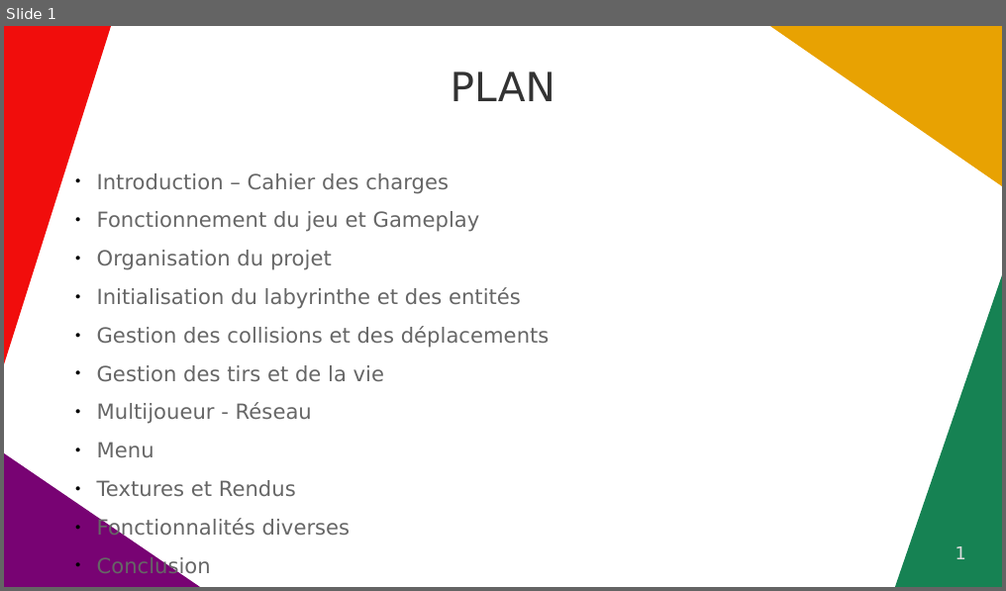
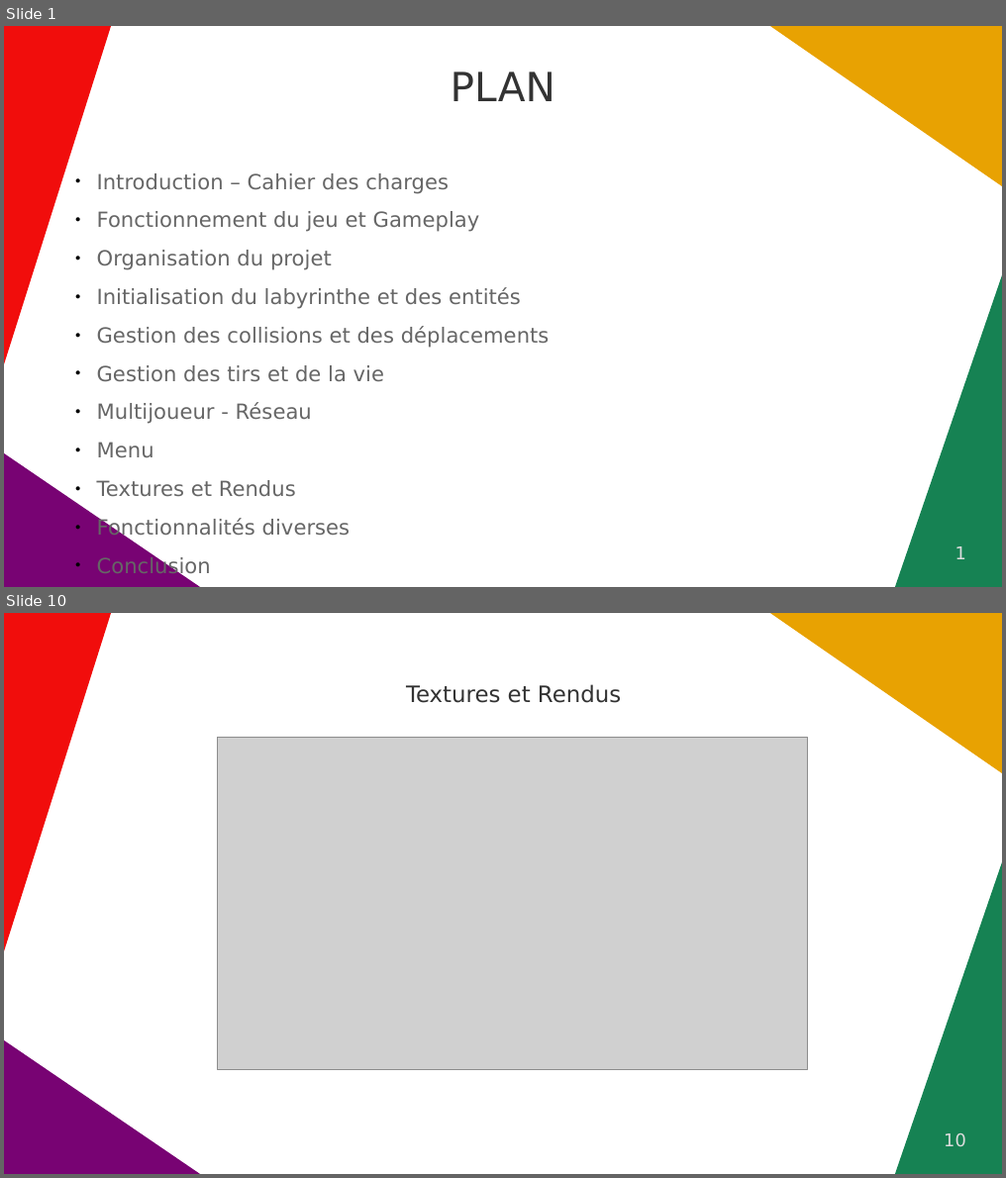
Before and after one commit to StrawPlume/MAZE-SHOOTER, a slide deck: rapport/diapo.odp. Shown one above the other, each under a label of ours: slide 1 before the commit, slides 1 and 10 after it; the slides between them are not shown. The pictures are 1006x591 and 1006x1178 pixels, drawn with LibreOffice and Linux fonts; fonts in the diff are those of the drawing; grey boxes stand for pictures. Boxes give left, top, right and bottom in pixels: in the first picture for what was removed or moved away, otherwise in the second. Text is boxed around its words. In the diff, an @@ line names an element or a change of style, - is before the commit and + after.

```diff
--- a/rapport/diapo.odp
+++ b/rapport/diapo.odp
@@ slide 10 added at [4, 613, 1002, 1174], background #FFFFFF; not listed: 4 template elements that a slide beside it also shows @@
@@ title added at [406, 684, 621, 703], 18 pt, text #333333 @@
+Textures et Rendus
@@ picture added at [218, 738, 808, 1070] @@
@@ page number added at [944, 1134, 966, 1148], 14 pt, text #DDDDDD @@
+10
```
Also in this commit, not shown: 10 other slides added.
